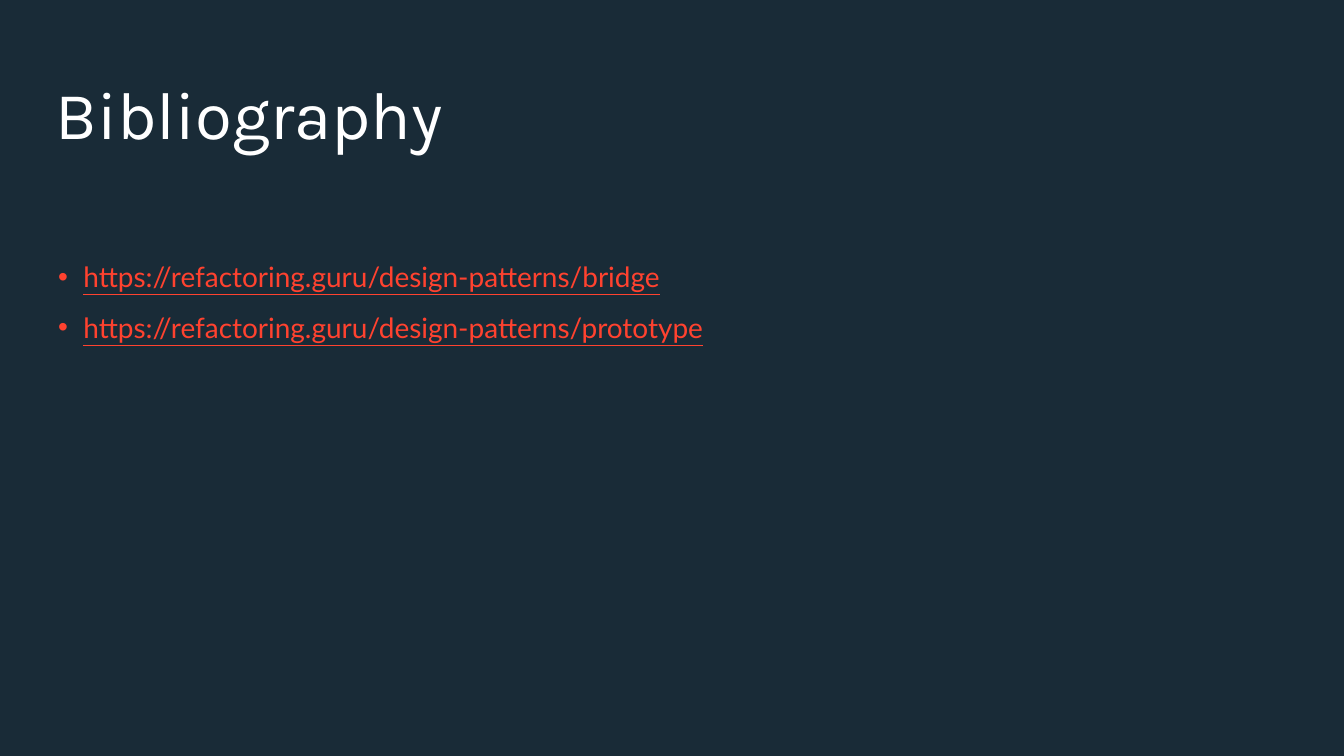
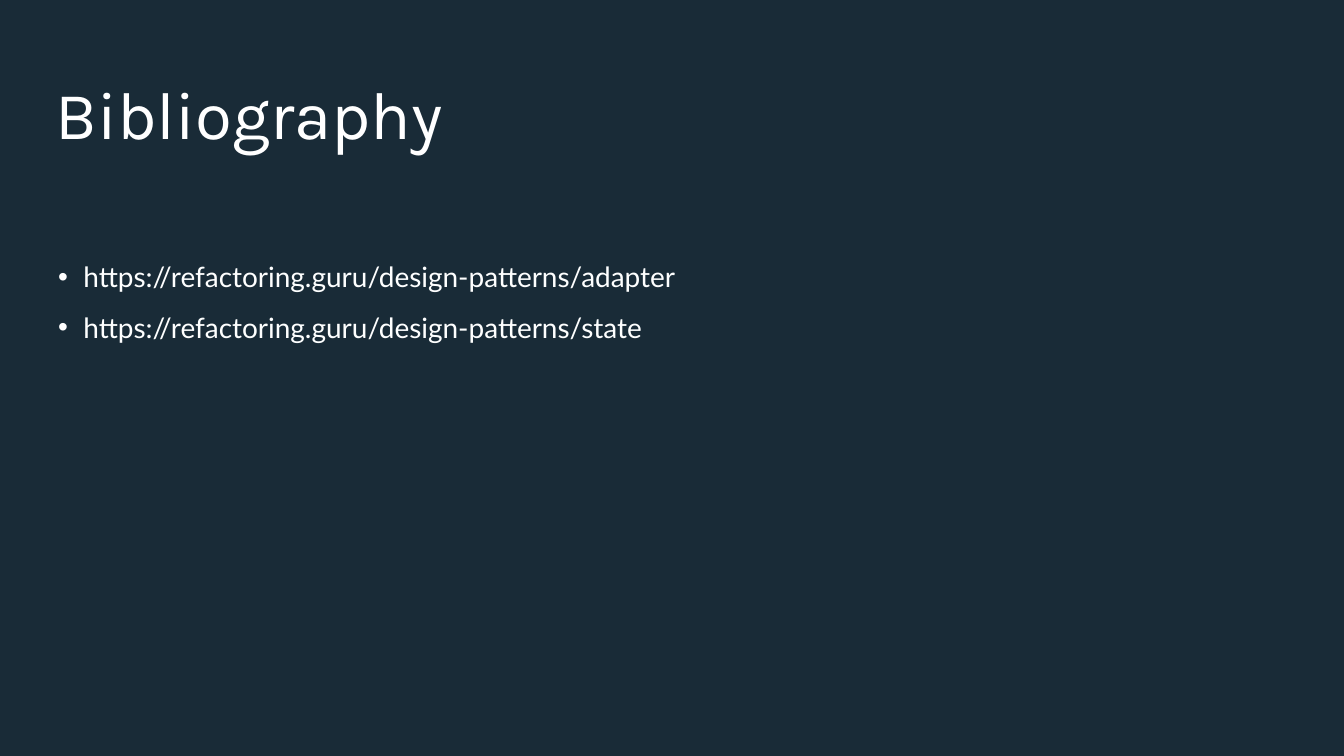
Before and after one commit to Iamsdl/Endava-DesignPatterns, a slide deck: slide 21 of PPT/Back to the basics, explaining design patterns with real life examples - Adapter & State.pptx (slide 20 before the commit). Drawn at 1344x756 pixels with LibreOffice and Linux fonts; fonts in the diff are those of the drawing; background and template pictures are left out. Boxes give left, top, right and bottom in pixels: in the first picture for what was removed or moved away, otherwise in the second. Text is boxed around its words. In the diff, an @@ line names an element or a change of style, - is before the commit and + after.

Commit message:
State

```diff
--- a/PPT/Back to the basics, explaining design patterns with real life examples - Adapter & State.pptx
+++ b/PPT/Back to the basics, explaining design patterns with real life examples - Adapter & State.pptx
@@ text at bbox=[83, 266, 675, 343]: text changed; text colour #FF422F to #FEFFFF @@
-• https://refactoring.guru/design-patterns/bridge
-• https://refactoring.guru/design-patterns/prototype
+• https://refactoring.guru/design-patterns/adapter
+• https://refactoring.guru/design-patterns/state
```
Also in this commit, not shown: 16 other slides changed, 3 slides added, 2 slides removed.
